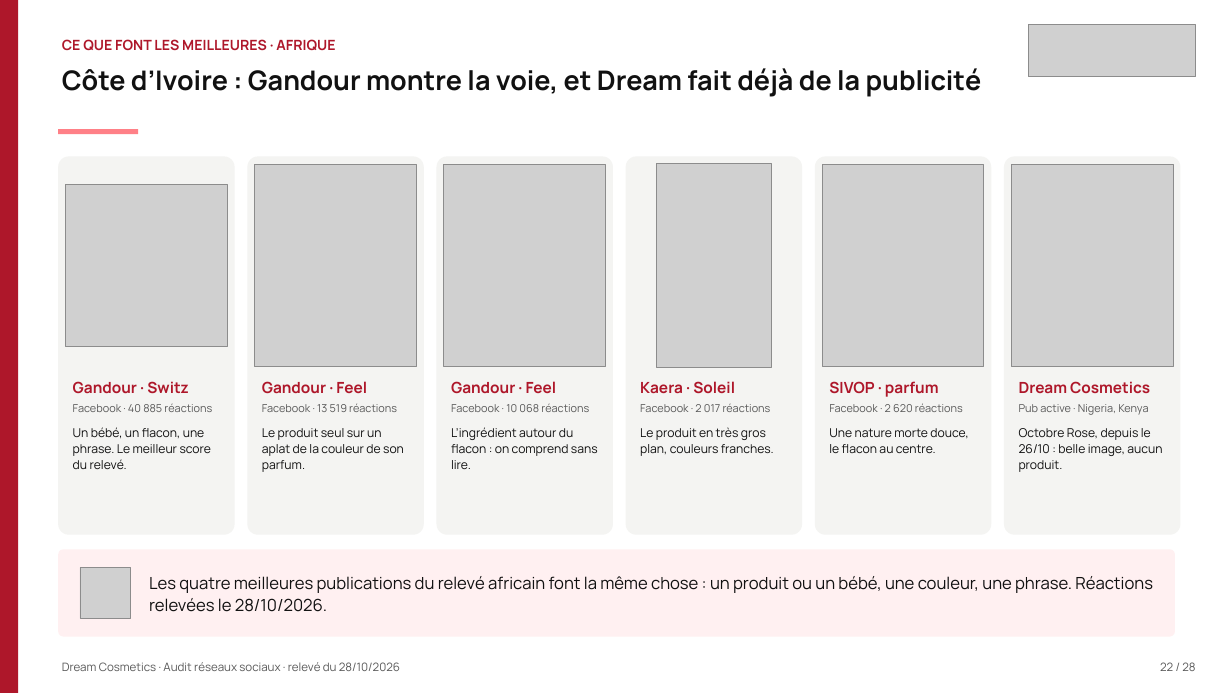
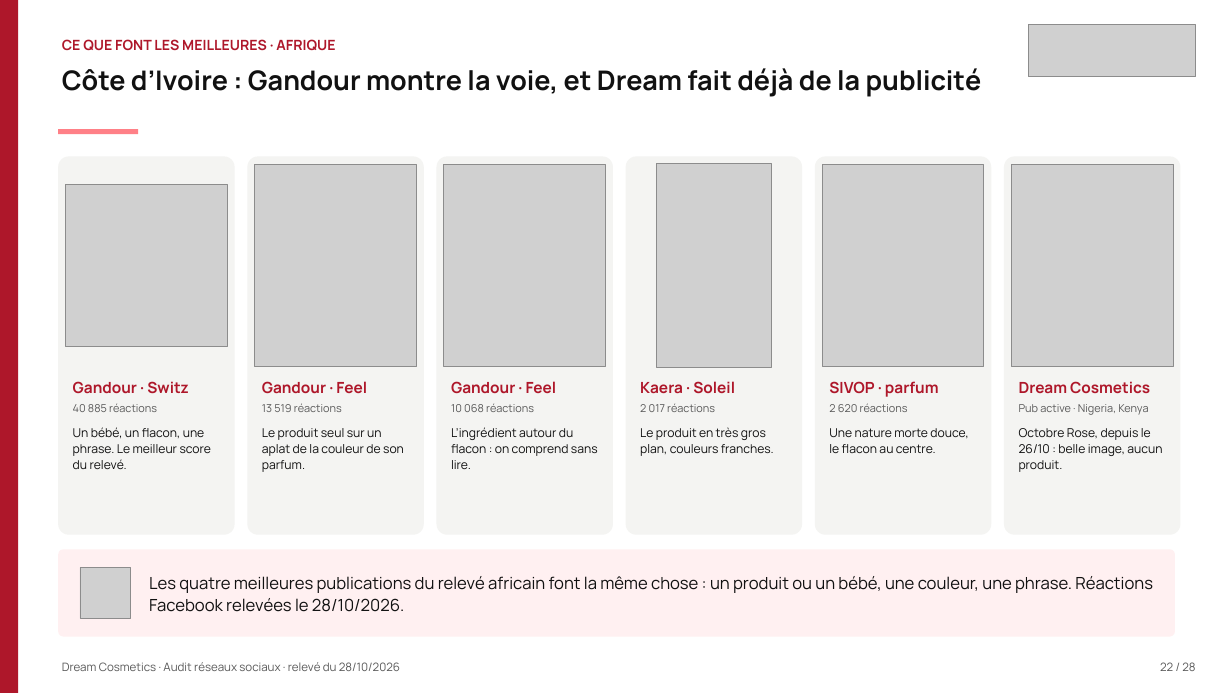
Before and after one commit to leslita06/fatima-unifood-fictif, a slide deck: slide 22 of tmp-tj/261029_dream-cosmetics_audit-reseaux-sociaux_v3.pptx. Drawn at 1232x693 pixels with LibreOffice and Linux fonts; fonts in the diff are those of the drawing; grey boxes stand for pictures. Boxes give left, top, right and bottom in pixels: in the first picture for what was removed or moved away, otherwise in the second. Text is boxed around its words. In the diff, an @@ line names an element or a change of style, - is before the commit and + after.

Commit message:
tmp

```diff
--- a/tmp-tj/261029_dream-cosmetics_audit-reseaux-sociaux_v3.pptx
+++ b/tmp-tj/261029_dream-cosmetics_audit-reseaux-sociaux_v3.pptx
@@ text at box(73, 404, 157, 412): text changed @@
-Facebook · 40 885 réactions
+40 885 réactions
@@ text at box(262, 403, 342, 412): text changed @@
-Facebook · 13 519 réactions
+13 519 réactions
@@ text at box(451, 404, 534, 412): text changed @@
-Facebook · 10 068 réactions
+10 068 réactions
@@ text at box(640, 404, 715, 412): text changed @@
-Facebook · 2 017 réactions
+2 017 réactions
@@ text at box(829, 403, 908, 412): text changed @@
-Facebook · 2 620 réactions
+2 620 réactions
@@ text at box(149, 576, 1153, 612): text changed @@
-Les quatre meilleures publications du relevé africain font la même chose : un produit ou un bébé, une couleur, une phrase. Réactions relevées le 28/10/2026.
+Les quatre meilleures publications du relevé africain font la même chose : un produit ou un bébé, une couleur, une phrase. Réactions Facebook relevées le 28/10/2026.
```
